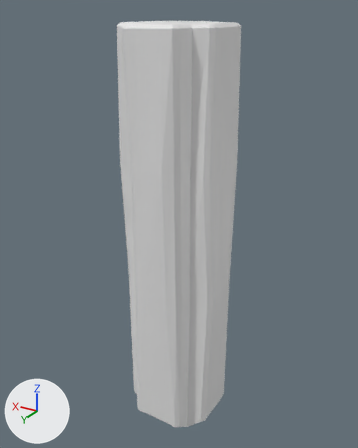
The FBX model GameProject1FG - Github/Assets/GameArtists/wall_pillar_quadruple.fbx, before and after one commit.
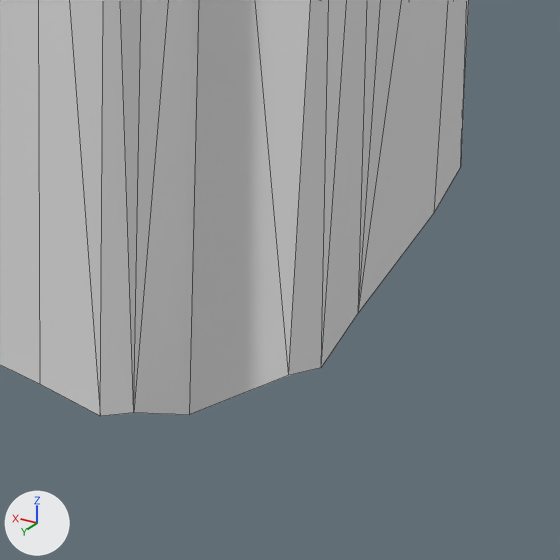
Each version appears first whole from a 50 mm camera at (-1.803, 2.986, 3.119) aimed at (0.015, -0.043, 1.604), and next in a close-up on the part from 45% to 66% of the width and 83% to 100% of the height. Arrows for +X, +Y and +Z are at lower left; the lights stay in place. The close-ups show mesh edges as thin lines. Where no turn or scale is listed for an object, it has been applied to the vertices.

Objects in the first close-up: 'wall_corner.003'.
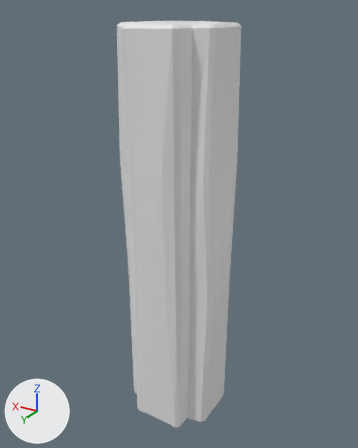
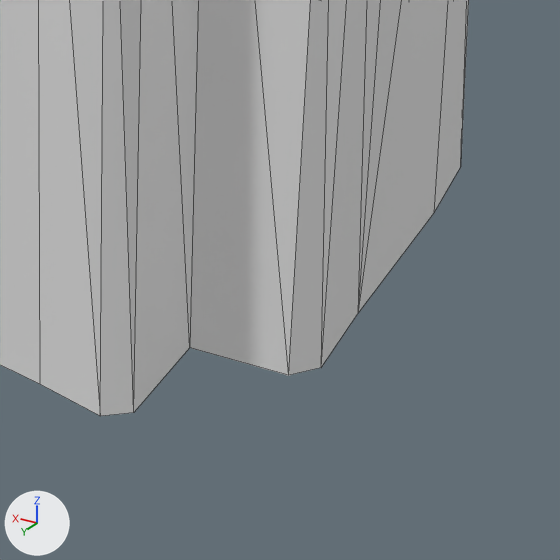
Diff of the bpy script that builds the scene:
```diff
--- a/GameProject1FG - Github/Assets/GameArtists/wall_pillar_quadruple.fbx.py
+++ b/GameProject1FG - Github/Assets/GameArtists/wall_pillar_quadruple.fbx.py
@@ me_cube_013 @@
 me_cube_013.from_pydata(...)  # 144 vertices, 258 faces; spans x -0.41..0.41, y -0.38..0.39, z -0.09..3.06
 # used by ob_wall_corner_003; location = (0.0, 0.0, 0.0)
-me_cube_013.vertices[69].co = (-0.23, 0.24, -0.09)  # pixel (189, 414)
+# me_cube_013 part 1
+me_cube_013.vertices[69].co = (-0.23, 0.24, 0.01)  # pixel (189, 347)
```

Location of each change, (x1, y1, x2, y2) in pixels of the close-ups (560 x 560 px; the box of a moved part takes in the faces that stretch with it):
part 1 of me_cube_013, moved or reshaped
    before: (134, 0, 289, 415)
    after: (134, 0, 288, 412)
